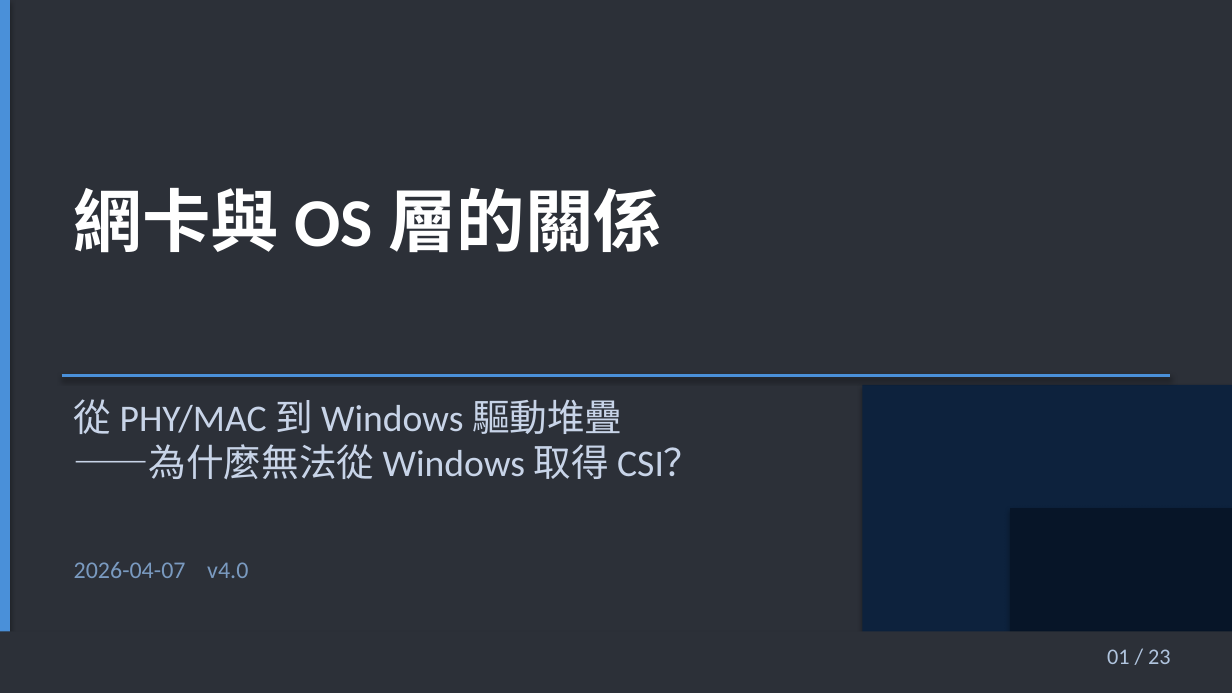
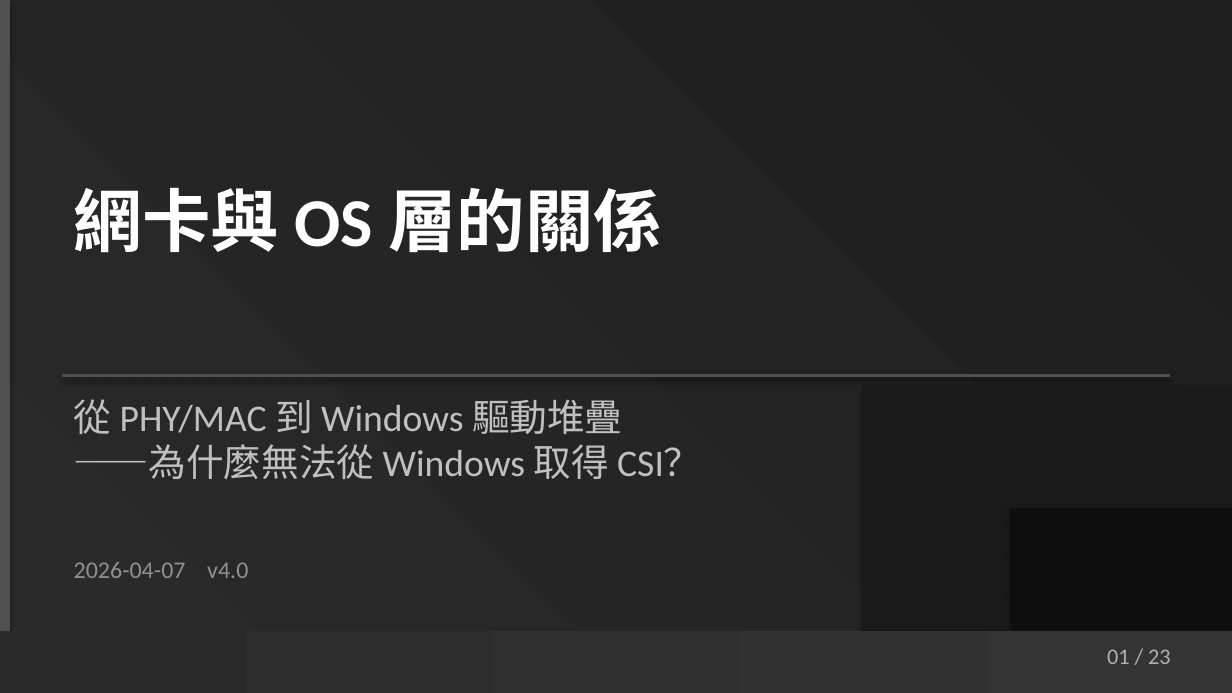
Before and after one commit to jacky92219-cell/network-ppt-project, a slide deck: slide 1 of output/network-card-csi-v5.1.pptx. Drawn at 1232x693 pixels with LibreOffice and Linux fonts; fonts in the diff are those of the drawing. Boxes give left, top, right and bottom in pixels: in the first picture for what was removed or moved away, otherwise in the second. Text is boxed around its words. In the diff, an @@ line names an element or a change of style, - is before the commit and + after.

```diff
--- a/output/network-card-csi-v5.1.pptx
+++ b/output/network-card-csi-v5.1.pptx
@@ background #2C3038 to #FFFFFF @@
@@ rectangle at (0,0,10,692): fill #4A90D9 to #505050 @@
@@ rectangle added at (0,0,1232,692), fill gradient #1E1E1E to #2A2A2A @@
@@ text "從 PHY/MAC 到 Windows 驅動堆疊 ..." at (74,399,701,479): text colour #C8D4E8 to #C0C0C0 @@
@@ line (62, 376) - (1170, 376): stroke #4A90D9 2 pt to #505050 2 pt @@
@@ rectangle at (862,384,1232,692): fill #0D223D to #1A1A1A @@
@@ rectangle at (1010,508,1232,692): fill #071528 to #0F0F0F @@
@@ text "2026-04-07 v4.0" at (74,562,248,578): text colour #7A9AC0 to #909090 @@
@@ rectangle at (0,631,1232,692): fill #2C3038 to gradient #2A2A2A to #343434 @@
@@ text "01 / 23" at (1107,649,1171,664): text colour #B0C4DE to #B0B0B0 @@
```
Also in this commit, not shown: 22 other slides changed, 2 other files.
